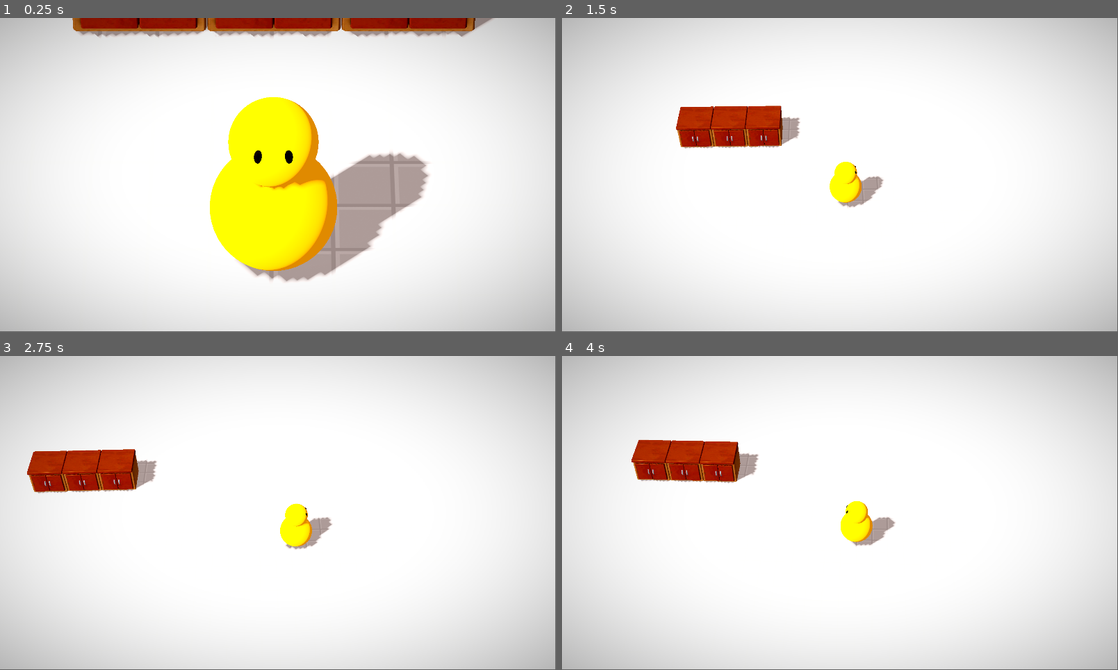
Above: before the commit, frames 1-4 (two rows, left to right).
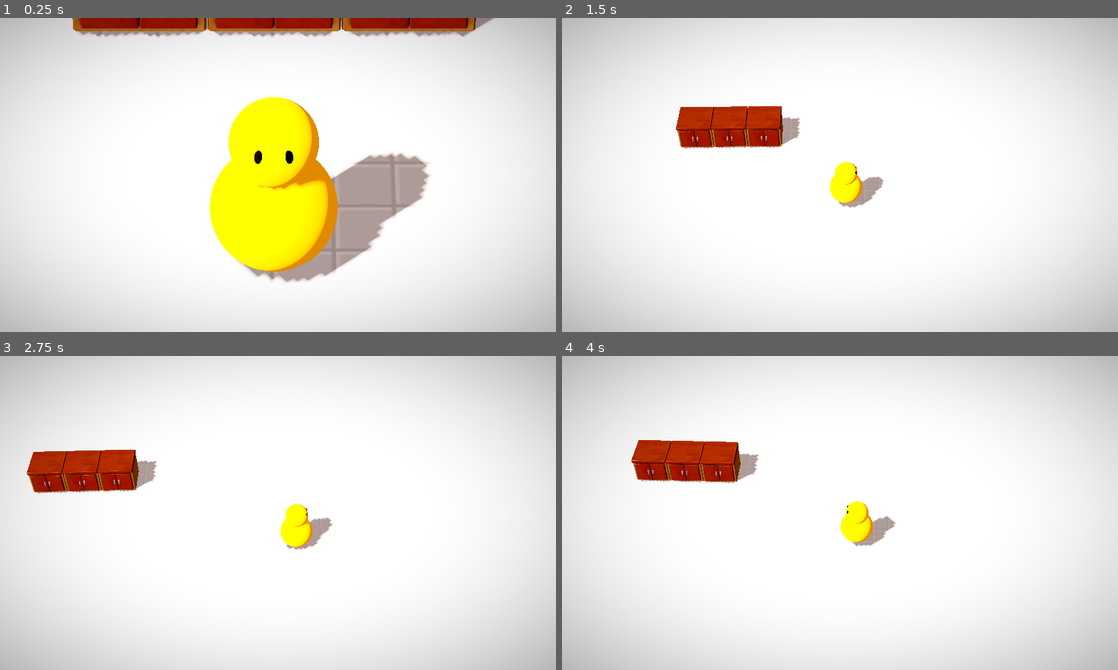
Above: after the commit, the same moments.

Repository: TrueMishamol/godot_kitchen_chaos
Game: Godot game, scene res://levels/game_scene.tscn
The game is run twice, just before and just after one commit, with the same random seed, the same clock (stepped at 60 frames per second) and the same inputs.
Inputs (mouse positions are in pixels of both pictures, inside the frame that each line leads up to):
- Up to frame 1 (0.25 s): no input
- Up to frame 2 (1.5 s): tap Enter (ui_accept) at 0.5, 0.77 s; move the mouse to (962, 159) at 0.52 s; hold D (right) 0.53-1.25 s; tap E (interact) at 0.6 s; click (962, 159) at 0.67 s; drag from (728, 190) to (812, 237) at 1.27 s
- Up to frame 3 (2.75 s): move the mouse to (333, 443) at 2.02 s; hold D (right) from 2.03 s (still down); hold F from 2.03 s (still down); tap E (interact) at 2.3 s
- Up to frame 4 (4 s): release D (right) at 2.75 s; release F at 2.75 s; drag from (812, 575) to (673, 465) at 2.77 s; move the mouse to (1006, 560) at 3.52 s; hold A (left) from 3.53 s (still down); hold Shift from 3.53 s (still down); tap Enter (ui_accept) at 3.77 s; tap E (interact) at 3.8 s
In our replay, the window is 799x451 before the commit and 800x452 after it. These sizes can differ from the game's own. Grey fills any space a smaller window leaves; there, only what the larger window draws over its background counts as a difference.

The runs differ from the first frame. In frame 1, 0.6% of the frame differs, in the area x 0-100%, y 0-100%; in frame 2, 0.5%; in frame 3, 0.5%; in frame 4, 0.5%.

Commit message:
Fix Resources

Diff:
--- a/levels/game_scene.tscn
+++ b/levels/game_scene.tscn
@@ -8,9 +8,8 @@
 [ext_resource type="Script" path="res://scripts/camera_shake.gd" id="5_b38jn"]
 [ext_resource type="Script" path="res://addons/phantom_camera/scripts/phantom_camera/phantom_camera_3D.gd" id="6_oaf6v"]
 [ext_resource type="Resource" uid="uid://x08nkug8rot1" path="res://visual/enviroment/phantom_camera_resource.tres" id="7_ur1ug"]
-[ext_resource type="PackedScene" uid="uid://gjl6ihtwoqh7" path="res://nodes/counters/clear_counter.tscn" id="9_5pofm"]
-[ext_resource type="Resource" uid="uid://bvfb5u1k4pgt0" path="res://nodes/kitchen_objects/tomato.tres" id="10_j6amt"]
-[ext_resource type="Resource" uid="uid://c6r18lkyq5ks1" path="res://nodes/kitchen_objects/cheese_block.tres" id="11_mjt4k"]
+[ext_resource type="PackedScene" uid="uid://gjl6ihtwoqh7" path="res://nodes/counters/clear_counter/clear_counter.tscn" id="9_5pofm"]
+[ext_resource type="Resource" uid="uid://cb5hb2p6qojd4" path="res://nodes/kitchen_objects/cheese_block/cheese_block.tres" id="11_mjt4k"]
 
 [sub_resource type="ShaderMaterial" id="ShaderMaterial_goeoh"]
 shader = ExtResource("4_f47hb")
@@ -81,7 +80,6 @@
 
 [node name="ClearCounter" parent="." instance=ExtResource("9_5pofm")]
 transform = Transform3D(1, 0, 0, 0, 1, 0, 0, 0, 1, 0, 0, -4)
-_kitchen_object_res = ExtResource("10_j6amt")
 
 [node name="ClearCounter2" parent="." instance=ExtResource("9_5pofm")]
 transform = Transform3D(1, 0, 0, 0, 1, 0, 0, 0, 1, -1.5, 0, -4)
@@ -89,4 +87,3 @@
 
 [node name="ClearCounter3" parent="." instance=ExtResource("9_5pofm")]
 transform = Transform3D(1, 0, 0, 0, 1, 0, 0, 0, 1, 1.5, 0, -4)
-_kitchen_object_res = ExtResource("10_j6amt")
--- a/nodes/counters/clear_counter.gd
+++ b/nodes/counters/clear_counter/clear_counter.gd
@@ -8,5 +8,5 @@
 
 func interact():
 	print("Interact!")
-	var tomato = _kitchen_object_res.node.instantiate()
+	var tomato = load(_kitchen_object_res.node).instantiate()
 	_counter_top_point.add_child(tomato)
--- a/nodes/counters/clear_counter.tscn
+++ b/nodes/counters/clear_counter/clear_counter.tscn
@@ -1,7 +1,8 @@
-[gd_scene load_steps=7 format=3 uid="uid://gjl6ihtwoqh7"]
+[gd_scene load_steps=8 format=3 uid="uid://gjl6ihtwoqh7"]
 
 [ext_resource type="PackedScene" uid="uid://cwo8y6cu6uh42" path="res://visual/prefabs_visuals/counters_visuals/clear_counter_visual_prefab.scn" id="1_3g18m"]
-[ext_resource type="Script" path="res://nodes/counters/clear_counter.gd" id="1_omp2w"]
+[ext_resource type="Script" path="res://nodes/counters/clear_counter/clear_counter.gd" id="1_omp2w"]
+[ext_resource type="Resource" uid="uid://c1pvcyid0jyd8" path="res://nodes/kitchen_objects/tomato/tomato.tres" id="2_ekiqw"]
 [ext_resource type="Script" path="res://nodes/counters/selected_counter_visual.gd" id="3_etlph"]
 [ext_resource type="ArrayMesh" uid="uid://dtbveym5ntoq6" path="res://Assets/_Assets/Meshes/extracted/Kitchen Counter.Counter.mesh" id="4_xow2b"]
 [ext_resource type="Material" uid="uid://5eqern31ku55" path="res://visual/materials/counter_selected.material" id="5_l7jku"]
@@ -13,6 +14,7 @@
 collision_layer = 4
 collision_mask = 0
 script = ExtResource("1_omp2w")
+_kitchen_object_res = ExtResource("2_ekiqw")
 _counter_top_point = NodePath("CounterTopPoint")
 
 [node name="ClearCounter_Visual" parent="." instance=ExtResource("1_3g18m")]
--- a/nodes/kitchen_objects/cheese_block.tres
+++ /dev/null
@@ -1,10 +0,0 @@
-[gd_resource type="Resource" script_class="KitchenObjectRes" load_steps=3 format=3 uid="uid://c6r18lkyq5ks1"]
-
-[ext_resource type="Script" path="res://nodes/kitchen_objects/kitchen_object_res.gd" id="1_iemas"]
-[ext_resource type="PackedScene" uid="uid://d4leedjjoq610" path="res://nodes/kitchen_objects/cheese_block.tscn" id="1_n0651"]
-
-[resource]
-script = ExtResource("1_iemas")
-node = ExtResource("1_n0651")
-sprite = "res://ui/icons/cheese_block.png"
-object_name = "Cheese Block"
--- /dev/null
+++ b/nodes/kitchen_objects/cheese_block/cheese_block.tres
@@ -0,0 +1,9 @@
+[gd_resource type="Resource" script_class="KitchenObjectRes" load_steps=2 format=3 uid="uid://cb5hb2p6qojd4"]
+
+[ext_resource type="Script" path="res://nodes/kitchen_objects/kitchen_object_res.gd" id="1_aeoaw"]
+
+[resource]
+script = ExtResource("1_aeoaw")
+node = "res://nodes/kitchen_objects/cheese_block/cheese_block.tscn"
+sprite = "res://ui/icons/cheese_block.png"
+object_name = "Cheese Block"
--- a/nodes/kitchen_objects/cheese_block.tscn
+++ b/nodes/kitchen_objects/cheese_block/cheese_block.tscn
@@ -2,7 +2,7 @@
 
 [ext_resource type="Script" path="res://nodes/kitchen_objects/kitchen_object.gd" id="1_80r8b"]
 [ext_resource type="PackedScene" uid="uid://6tn07jagudvx" path="res://visual/prefabs_visuals/kitchen_objects_visuals/cheese_block_visual_prefab.scn" id="1_pnet7"]
-[ext_resource type="Resource" uid="uid://c6r18lkyq5ks1" path="res://nodes/kitchen_objects/cheese_block.tres" id="2_7sgqp"]
+[ext_resource type="Resource" uid="uid://cb5hb2p6qojd4" path="res://nodes/kitchen_objects/cheese_block/cheese_block.tres" id="2_7sgqp"]
 
 [node name="Cheese" type="Node3D"]
 script = ExtResource("1_80r8b")
--- a/nodes/kitchen_objects/kitchen_object.gd
+++ b/nodes/kitchen_objects/kitchen_object.gd
@@ -1,4 +1,19 @@
+#@tool
 extends Node3D
 
 
 @export var _kitchen_object_res: KitchenObjectRes
+
+#@export var scene: String
+
+
+#@export var node_path: String = "/*.tscn"
+#@export var sprite_path = "/*.png"
+#@export var object_name: String
+
+
+func _process(_delta):
+	pass
+	#print (get_tree().current_scene.scene_file_path)
+	#scene = get_tree().edited_scene_root.get_script().get_path()
+	##scene = get_tree().
--- a/nodes/kitchen_objects/kitchen_object_res.gd
+++ b/nodes/kitchen_objects/kitchen_object_res.gd
@@ -2,7 +2,7 @@
 extends Resource
 
 
-@export var node: PackedScene
+@export_file("*.tscn") var node
 @export_file("*.png") var sprite
-#@export_file("*.png") var sprite: String = ""
+
 @export var object_name: String
--- /dev/null
+++ b/nodes/kitchen_objects/new_resource.tres
@@ -0,0 +1,8 @@
+[gd_resource type="Resource" script_class="KitchenObjectRes" load_steps=2 format=3 uid="uid://bnmpj7ouhrs2r"]
+
+[ext_resource type="Script" path="res://nodes/kitchen_objects/kitchen_object_res.gd" id="1_y4uva"]
+
+[resource]
+script = ExtResource("1_y4uva")
+sprite = null
+object_name = ""
--- a/nodes/kitchen_objects/tomato.tres
+++ /dev/null
@@ -1,10 +0,0 @@
-[gd_resource type="Resource" script_class="KitchenObjectRes" load_steps=3 format=3 uid="uid://bvfb5u1k4pgt0"]
-
-[ext_resource type="PackedScene" uid="uid://cwrwuk1epi2df" path="res://nodes/kitchen_objects/tomato.tscn" id="1_app5p"]
-[ext_resource type="Script" path="res://nodes/kitchen_objects/kitchen_object_res.gd" id="1_l01rk"]
-
-[resource]
-script = ExtResource("1_l01rk")
-node = ExtResource("1_app5p")
-sprite = "res://ui/icons/tomato.png"
-object_name = "Tomato"
--- a/nodes/kitchen_objects/tomato.tscn
+++ /dev/null
@@ -1,11 +0,0 @@
-[gd_scene load_steps=4 format=3 uid="uid://cwrwuk1epi2df"]
-
-[ext_resource type="Script" path="res://nodes/kitchen_objects/kitchen_object.gd" id="1_bqxhi"]
-[ext_resource type="PackedScene" uid="uid://d122oakvqmbhq" path="res://visual/prefabs_visuals/kitchen_objects_visuals/tomato_visual_prefab.scn" id="1_j85qj"]
-[ext_resource type="Resource" uid="uid://bvfb5u1k4pgt0" path="res://nodes/kitchen_objects/tomato.tres" id="2_sv42u"]
-
-[node name="Tomato" type="Node3D"]
-script = ExtResource("1_bqxhi")
-_kitchen_object_res = ExtResource("2_sv42u")
-
-[node name="Tomato_Visual" parent="." instance=ExtResource("1_j85qj")]
--- /dev/null
+++ b/nodes/kitchen_objects/tomato/tomato.tres
@@ -0,0 +1,9 @@
+[gd_resource type="Resource" script_class="KitchenObjectRes" load_steps=2 format=3 uid="uid://c1pvcyid0jyd8"]
+
+[ext_resource type="Script" path="res://nodes/kitchen_objects/kitchen_object_res.gd" id="1_pa1ba"]
+
+[resource]
+script = ExtResource("1_pa1ba")
+node = "res://nodes/kitchen_objects/tomato/tomato.tscn"
+sprite = "res://ui/icons/tomato.png"
+object_name = "Tomato"
--- /dev/null
+++ b/nodes/kitchen_objects/tomato/tomato.tscn
@@ -0,0 +1,11 @@
+[gd_scene load_steps=4 format=3 uid="uid://cwrwuk1epi2df"]
+
+[ext_resource type="Script" path="res://nodes/kitchen_objects/kitchen_object.gd" id="1_1vdco"]
+[ext_resource type="PackedScene" uid="uid://d122oakvqmbhq" path="res://visual/prefabs_visuals/kitchen_objects_visuals/tomato_visual_prefab.scn" id="2_rg46k"]
+[ext_resource type="Resource" uid="uid://c1pvcyid0jyd8" path="res://nodes/kitchen_objects/tomato/tomato.tres" id="2_uhb86"]
+
+[node name="Tomato" type="Node3D"]
+script = ExtResource("1_1vdco")
+_kitchen_object_res = ExtResource("2_uhb86")
+
+[node name="Tomato_Visual" parent="." instance=ExtResource("2_rg46k")]
--- a/project.godot
+++ b/project.godot
@@ -24,6 +24,8 @@
 
 window/size/viewport_width=1920
 window/size/viewport_height=1084
+window/stretch/mode="canvas_items"
+window/stretch/aspect="expand"
 
 [editor_plugins]
 
Not shown: 1 places in levels/game_scene.tscn that only renumber resources
